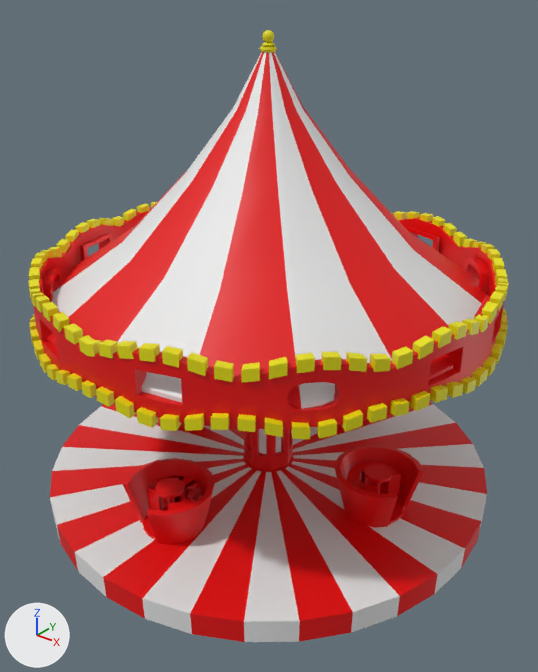
Before and after pictures for a commit that changed the FBX model Assets/Prefab/Calesita.fbx.
Rendered twice from a camera (50 mm lens) standing at (9.16, -11.43, 13.2) and looking at (0.31, -0.37, 6.35). Arrows for +X, +Y and +Z are at lower left; the lights stay in place. Where no turn or scale is listed for an object, it has been applied to the vertices.
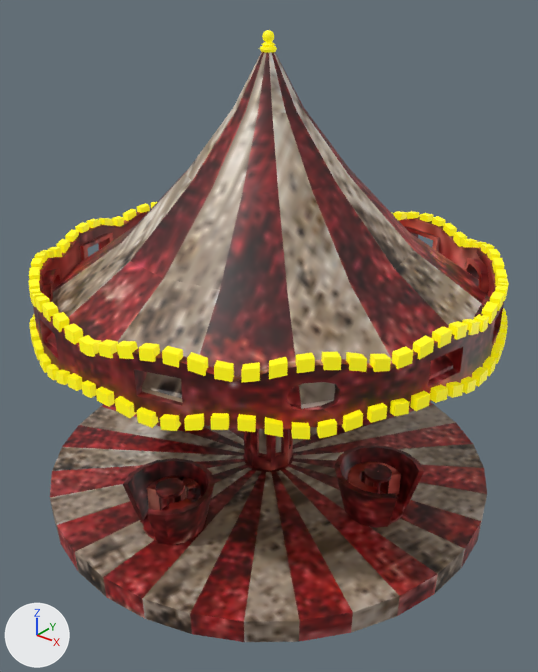
Diff of the bpy script that builds the scene:
```diff
--- a/Assets/Prefab/Calesita.fbx.py
+++ b/Assets/Prefab/Calesita.fbx.py
@@ img_blanco_base_color_png @@
+img_blanco_base_color_png = load_image('Blanco Base Color.png', '_unpacked/Blanco_Base_Color.png', 1024, 1024, 'sRGB')
@@ img_rojo_base_color_png @@
+img_rojo_base_color_png = load_image('Rojo Base Color.png', '_unpacked/Rojo_Base_Color.png', 1024, 1024, 'sRGB')
@@ mat_rojo @@
 mat_rojo = principled_material('Rojo')
-mat_rojo.base_color = (0.8, 0.0, 0.000611)  # red #e70002
+mat_rojo.texture = img_rojo_base_color_png
@@ mat_blanco @@
 mat_blanco = principled_material('Blanco')
-mat_blanco.base_color = (0.8, 0.8, 0.8)  # white #e7e7e7
+mat_blanco.texture = img_blanco_base_color_png
@@ mat_luces @@
 mat_luces.base_color = (0.8, 0.739, 0.0)  # yellow #e7df00
+mat_luces.emission_strength = 1.0
+mat_luces.emission_color = (0.39, 0.343, 0.000999)  # yellow #a89e03
@@ me_cylinder_041 @@
 me_cylinder_041.from_pydata(...)  # 6816 vertices, 6149 faces; spans x -5.0..5.0, y -5.0..5.0, z 2.41..12.29
 # used by ob_cylinder_014; location = (0.0, 0.0, 0.0)
+# me_cylinder_041 part 1: texture (UV) coordinates of 6149 of 6149 faces, centred in x -4.94..4.94, y -4.95..4.95, z 2.41..12.29, changed; they spanned u 0.0..1.0, v 0.0..1.0 and now span u 0.01..0.99, v 0.01..0.99
 me_cylinder_041.materials.append(mat_rojo)
```

Changed parts and their boxes [x1, y1, x2, y2] in the pictures (538 x 672 px):
'Cylinder.014', surface changed, recoloured
    both: [29, 30, 509, 642]
